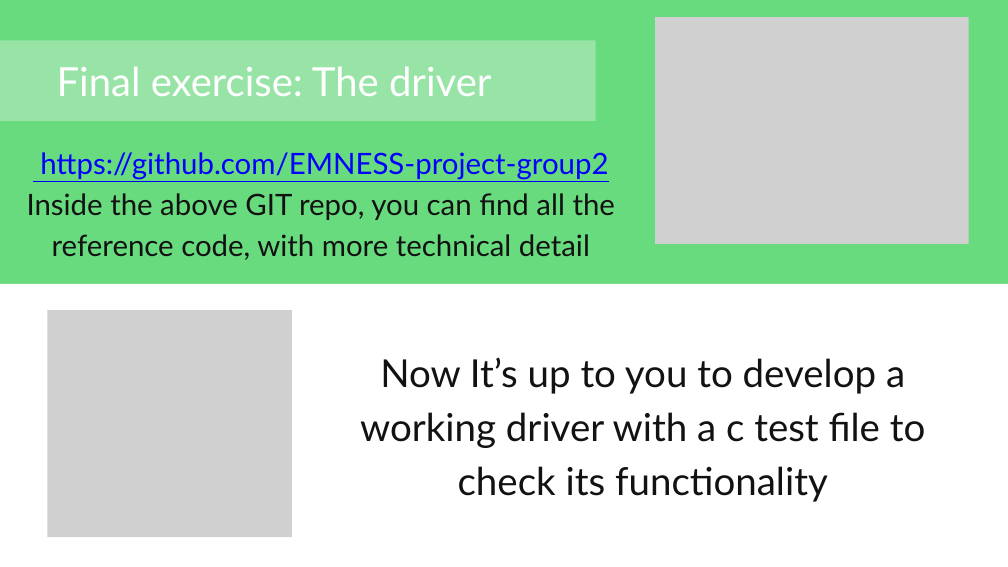
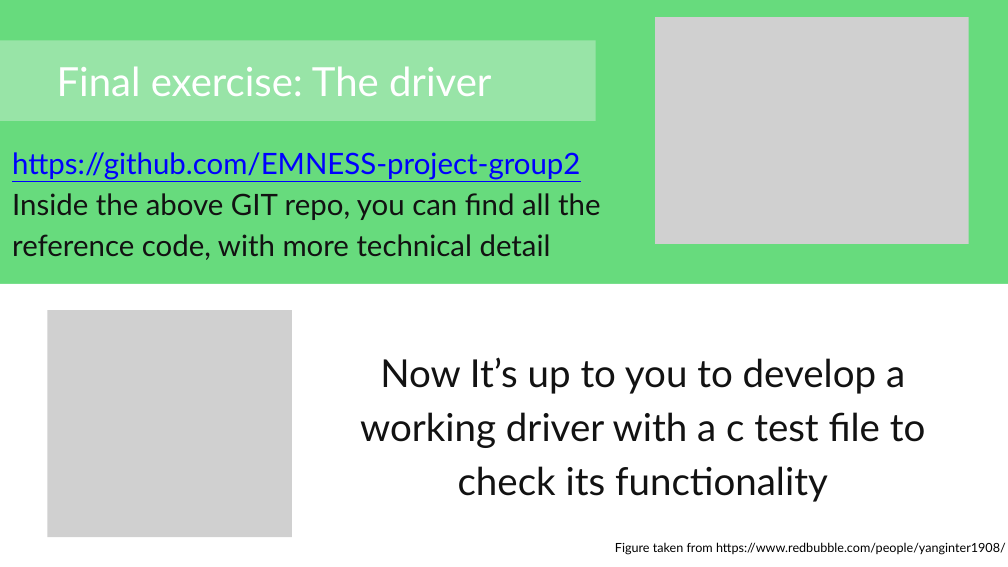
Before and after one commit to japanninja74/OS_aes-cryptocore-driver, a slide deck: slide 42 of docs/presentation.pptx (slide 41 before the commit). Drawn at 1008x567 pixels with LibreOffice and Linux fonts; fonts in the diff are those of the drawing; grey boxes stand for pictures. Boxes give left, top, right and bottom in pixels: in the first picture for what was removed or moved away, otherwise in the second. Text is boxed around its words. In the diff, an @@ line names an element or a change of style, - is before the commit and + after.

```diff
--- a/docs/presentation.pptx
+++ b/docs/presentation.pptx
@@ text "https://github.com/EMNESS-project-group2" at bbox=[12, 152, 600, 260]: alignment centre to left @@
@@ text added at bbox=[615, 542, 1006, 555], 18 pt, text #000000 @@
+Figure taken from https://www.redbubble.com/people/yanginter1908/
```
Also in this commit, not shown: 14 other slides changed, 3 slides added, 1 slide removed.
